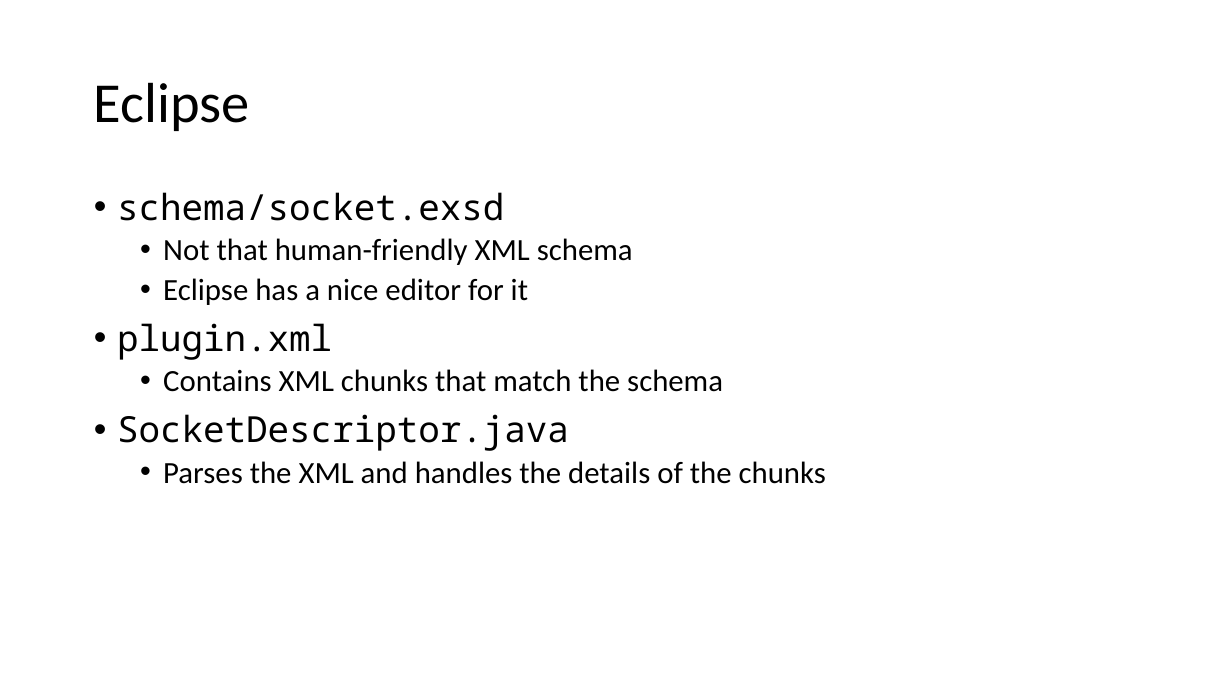
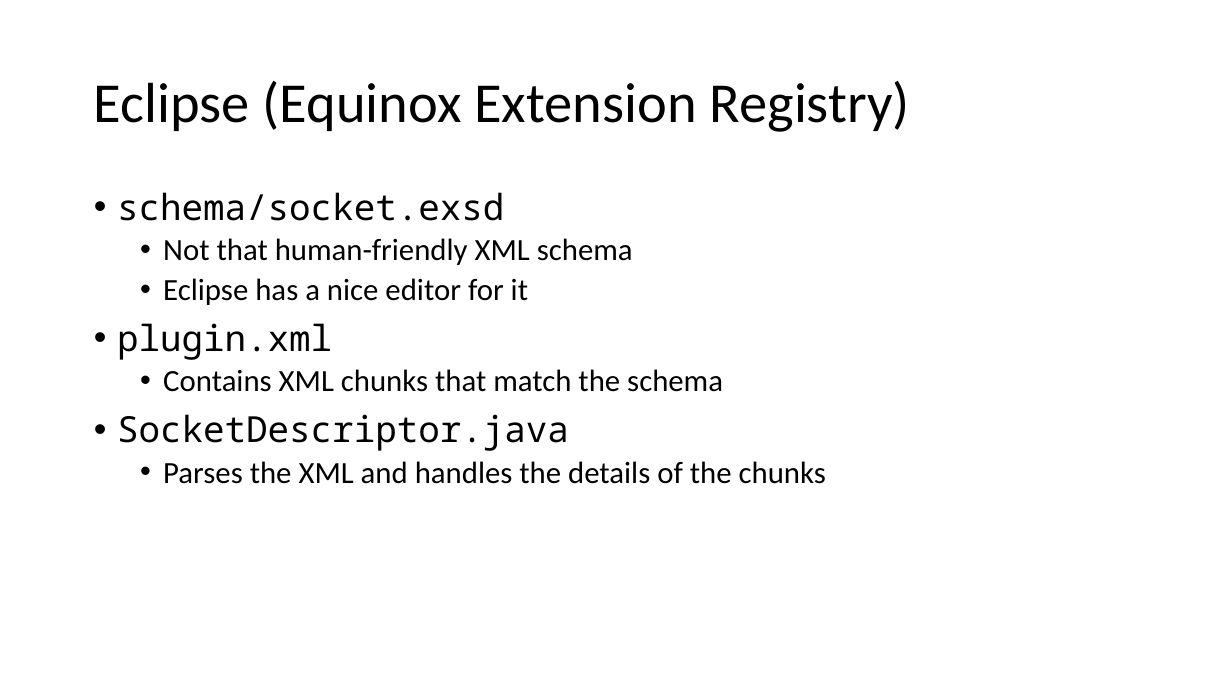
Before and after one commit to diffplug/sockets-and-plugs, a slide deck: slide 14 of Sockets and Plugs.pptx (slide 18 before the commit). Drawn at 1232x693 pixels with LibreOffice and Linux fonts; fonts in the diff are those of the drawing. Boxes give left, top, right and bottom in pixels: in the first picture for what was removed or moved away, otherwise in the second. Text is boxed around its words. In the diff, an @@ line names an element or a change of style, - is before the commit and + after.

```diff
--- a/Sockets and Plugs.pptx
+++ b/Sockets and Plugs.pptx
@@ title at [94, 81, 910, 132]: text changed @@
-Eclipse
+Eclipse (Equinox Extension Registry)
```
Also in this commit, not shown: 10 other slides changed, 9 slides added, 5 slides removed.
